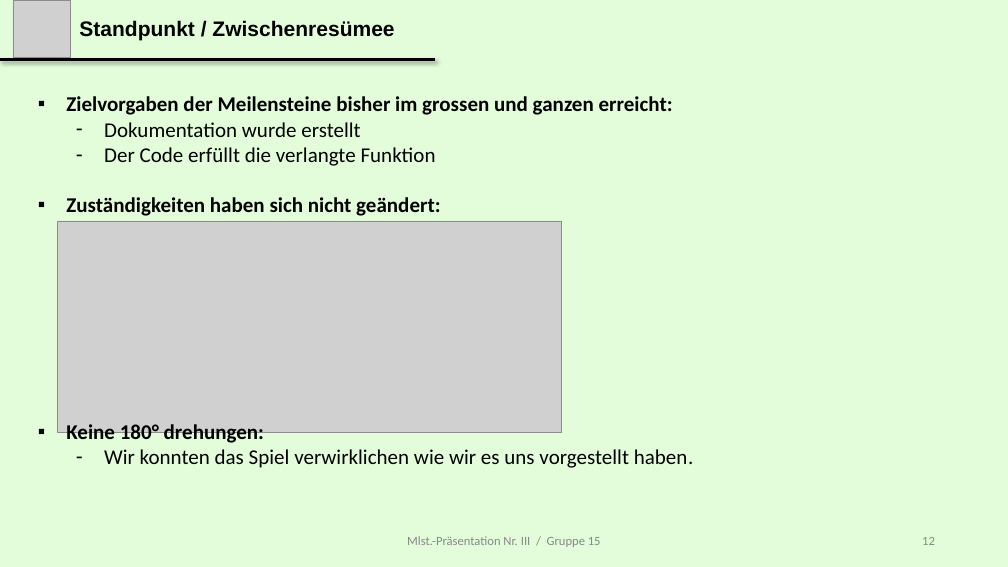
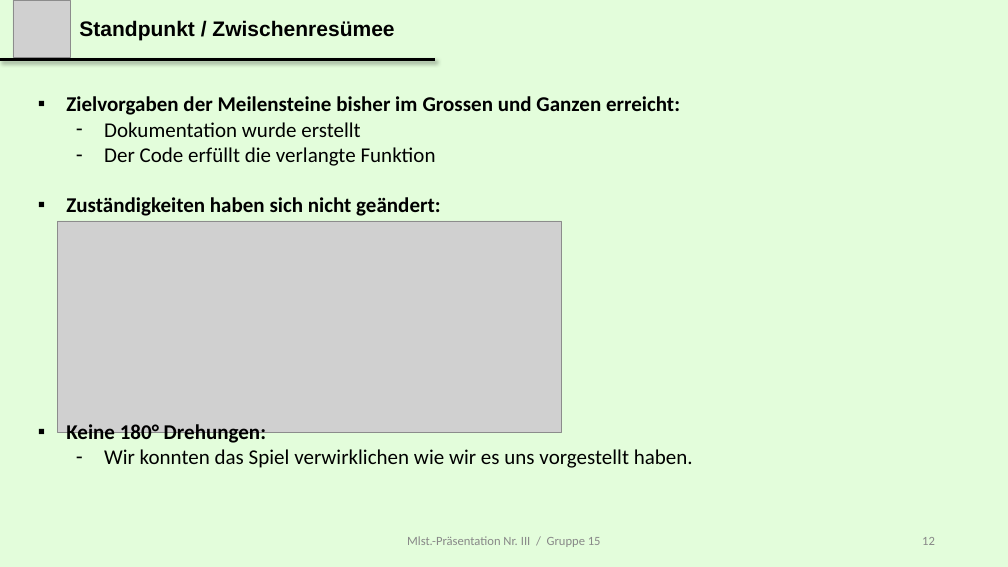
Before and after one commit to gjoyet/skipBo, a slide deck: slide 12 of 00_General/Presentation/MS 3/Presentation_Milestone_iii_Master.pptx. Drawn at 1008x567 pixels with LibreOffice and Linux fonts; fonts in the diff are those of the drawing; grey boxes stand for pictures. Boxes give left, top, right and bottom in pixels: in the first picture for what was removed or moved away, otherwise in the second. Text is boxed around its words. In the diff, an @@ line names an element or a change of style, - is before the commit and + after.

```diff
--- a/00_General/Presentation/MS 3/Presentation_Milestone_iii_Master.pptx
+++ b/00_General/Presentation/MS 3/Presentation_Milestone_iii_Master.pptx
@@ text at (66,96,680,115): text changed @@
-▪ Zielvorgaben der Meilensteine bisher im grossen und ganzen erreicht:
+▪ Zielvorgaben der Meilensteine bisher im Grossen und Ganzen erreicht:
@@ text at (66,424,266,446): text changed @@
-▪ Keine 180° drehungen:
+▪ Keine 180° Drehungen:
```
Also in this commit, not shown: 1 other slide changed.
